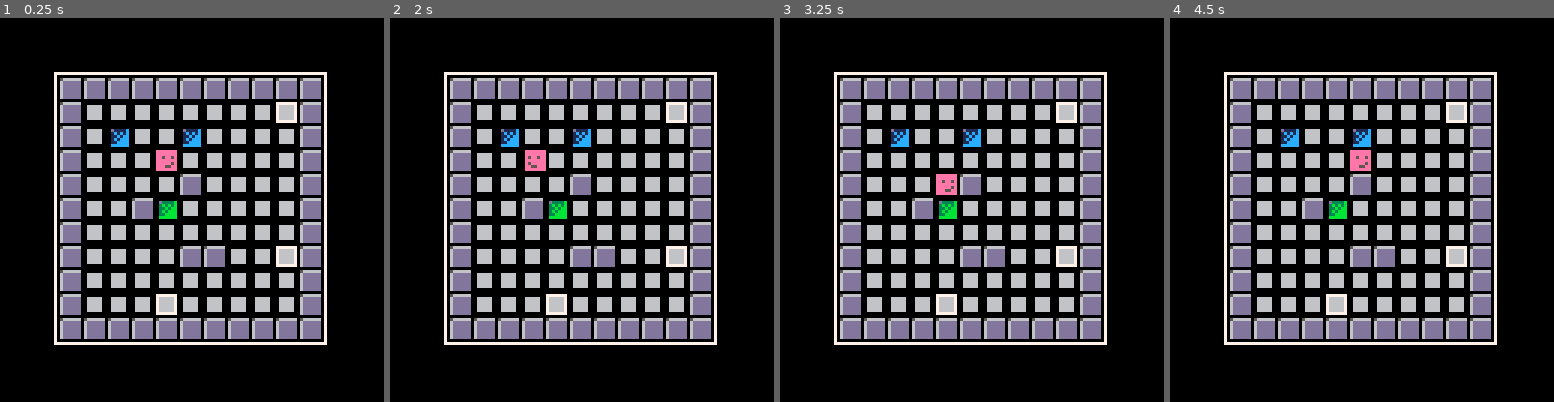
Above: before the commit, frames 1-4 (left to right).
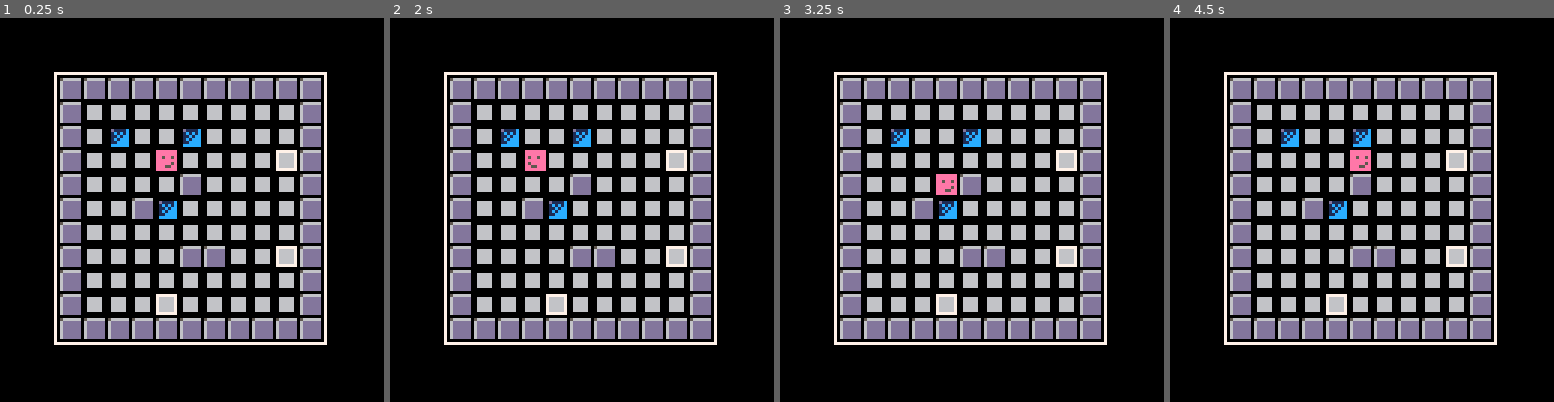
Above: after the commit, the same moments.

Repository: ymendel/parabox
Game: PICO-8 cartridge parabox.p8
Same seed, same stepped clock (60 frames per second), same inputs: the game is played once before the commit and once after it.
Inputs:
- Up to frame 1 (0.25 s): no input
- Up to frame 2 (2 s): hold Left from 1.97 s (still down)
- Up to frame 3 (3.25 s): release Left at 2.37 s; hold Down 2.42-2.82 s; hold Right from 2.87 s (still down)
- Up to frame 4 (4.5 s): release Right at 3.53 s; hold Up 3.58-4.08 s; hold Right from 4.13 s (still down)

The runs differ from the first frame. In frame 1, 0.5% of the frame differs, in the area x 41-78%, y 21-53%; in frame 2, 0.5%; in frame 3, 0.5%; in frame 4, 0.5%.

Commit message:
separate levels to different file
May well move actual level data into yet another file, or move logic
back into game.lua and leave levels.lua for just the level data.

Also changing some chars since I learned about PuzzleScript.

Diff:
--- a/game.lua
+++ b/game.lua
@@ -1,45 +1,7 @@
-function levels_init()
-  levels={}
-
-  local level1=[[
-XXXXXXXXXXX
-X........oX
-X.b..b....X
-X...P.....X
-X....X....X
-X..Xb.....X
-X.........X
-X....XX..oX
-X.........X
-X...o.....X
-XXXXXXXXXXX]]
-
-  add(levels,level1)
-end
-
-function parse_level(level_str)
-  local lines=split(level_str,"\n")
-
-  local level={
-    lines=lines,
-    cols=#lines[1],
-    rows=#lines,
-  }
-  return level
-end
-
 function game_init()
+  lnum=1
   levels_init()
-  level=parse_level(levels[1])
-  mw=level.cols
-  mh=level.rows
-
-  won=false
-  tgts={}
-  boxes={}
-
-  map_init()
-  player_init(player_pos)
+  level_init()
 end
 
 function game_update()
@@ -70,10 +32,10 @@
 function boxes_draw()
   for box in all(boxes) do
     local coords=map_to_screen_coords(box.x,box.y)
-    pal(box.pal)
+    -- pal(box.pal)
     spr(box.spr,coords[1],coords[2])
   end
-  pal()
+  -- pal()
 end
 
 function tgts_draw()
@@ -114,12 +76,12 @@
 end
 
 function map_init()
-  local pals={
-    {[1]=1,[12]=12},
-    {[1]=8,[12]=14},
-    {[1]=3,[12]=11},
-    {[1]=2,[12]=8}
-  }
+  -- local pals={
+  --  {[1]=1,[12]=12},
+  --  {[1]=8,[12]=14},
+  --  {[1]=3,[12]=11},
+  --  {[1]=2,[12]=8}
+  -- }
 
   for j=1,level.rows do
     local line=level.lines[j]
@@ -132,18 +94,15 @@
       local mpos={x=mx,y=my}
       local tile=17
 
-      if (char=="X") then
+      if (char=="#") then
         tile=16
-      elseif (char=="b") then
-        local nb={
-          spr=2,
-          pal=rnd(pals),
-          x=mx,
-          y=my,
-        }
-        add(boxes,nb)
-      elseif (char=="o") then
-        add(tgts,mpos)
+      elseif (char=="*") then
+        add_box(mpos)
+      elseif (char=="O") then
+        add_tgt(mpos)
+      elseif (char=="@") then
+        add_box(mpos)
+        add_tgt(mpos)
       elseif (char=="P") then
         player_pos=mpos
       end
@@ -151,6 +110,19 @@
       mset(mx,my,tile)
     end
   end
+end
+
+function add_box(pos)
+  local nb={
+    spr=2,
+    x=pos.x,
+    y=pos.y,
+  }
+  add(boxes,nb)
+end
+
+function add_tgt(pos)
+  add(tgts,pos)
 end
 
 function tile_blocking(tile)
--- /dev/null
+++ b/levels.lua
@@ -0,0 +1,42 @@
+function levels_init()
+  levels={}
+
+  local level1=[[
+###########
+#.........#
+#.*..*....#
+#...P....O#
+#....#....#
+#..#*.....#
+#.........#
+#....##..O#
+#.........#
+#...O.....#
+###########]]
+
+  add(levels,level1)
+end
+
+function parse_level(level_str)
+  local lines=split(level_str,"\n")
+
+  local level={
+    lines=lines,
+    cols=#lines[1],
+    rows=#lines,
+  }
+  return level
+end
+
+function level_init()
+  level=parse_level(levels[1])
+  mw=level.cols
+  mh=level.rows
+
+  won=false
+  tgts={}
+  boxes={}
+
+  map_init()
+  player_init(player_pos)
+end
--- a/parabox.p8
+++ b/parabox.p8
@@ -8,6 +8,7 @@
 #include main.lua
 #include states.lua
 #include game.lua
+#include levels.lua
 #include player.lua
 __gfx__
 00000000eeeeeee00000000000000000000000000000000000000000000000000000000000000000000000000000000000000000000000000000000000000000
